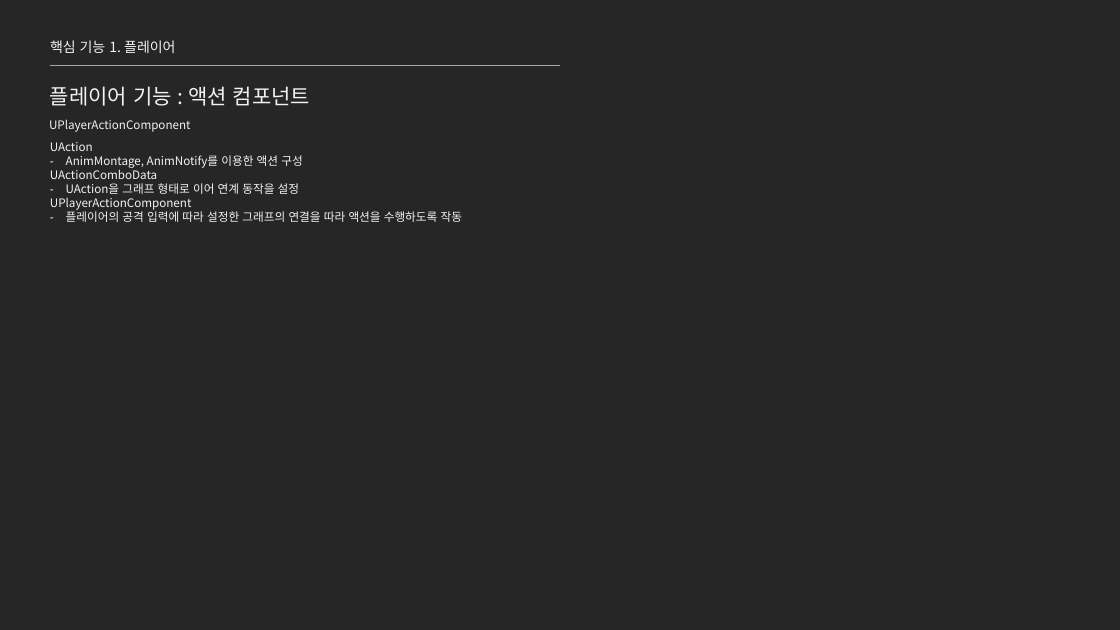
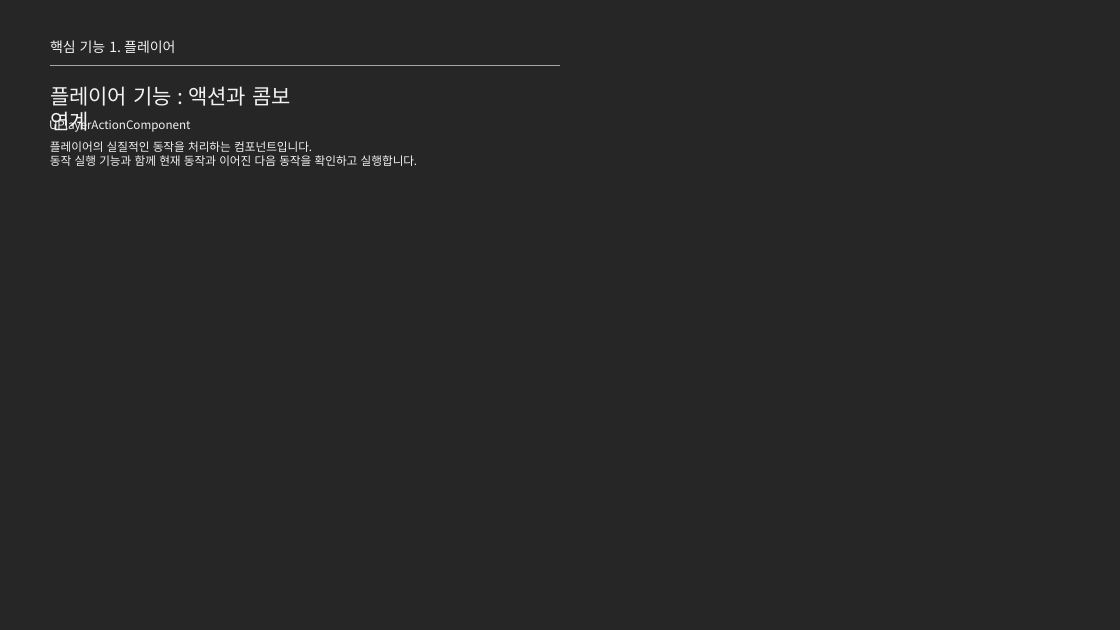
Before and after one commit to jhk0701/project-ARPGHunter, a slide deck: slide 11 of Docs/UnrealEngine_문서_김정환.pptx. Drawn at 1120x630 pixels with LibreOffice and Linux fonts; fonts in the diff are those of the drawing. Boxes give left, top, right and bottom in pixels: in the first picture for what was removed or moved away, otherwise in the second. Text is boxed around its words. In the diff, an @@ line names an element or a change of style, - is before the commit and + after.

```diff
--- a/Docs/UnrealEngine_문서_김정환.pptx
+++ b/Docs/UnrealEngine_문서_김정환.pptx
@@ text at <box>50,86,291,132</box>: text changed @@
-플레이어 기능 : 액션 컴포넌트
+플레이어 기능 : 액션과 콤보 연계
@@ text at <box>50,141,417,166</box>: text changed @@
-UAction
-– AnimMontage, AnimNotify를 이용한 액션 구성
-UActionComboData
-– UAction을 그래프 형태로 이어 연계 동작을 설정
-UPlayerActionComponent
-– 플레이어의 공격 입력에 따라 설정한 그래프의 연결을 따라 액션을 수행하도록 작동
+플레이어의 실질적인 동작을 처리하는 컴포넌트입니다.
+동작 실행 기능과 함께 현재 동작과 이어진 다음 동작을 확인하고 실행합니다.
```
Also in this commit, not shown: 4 other slides changed, 1 other file.
